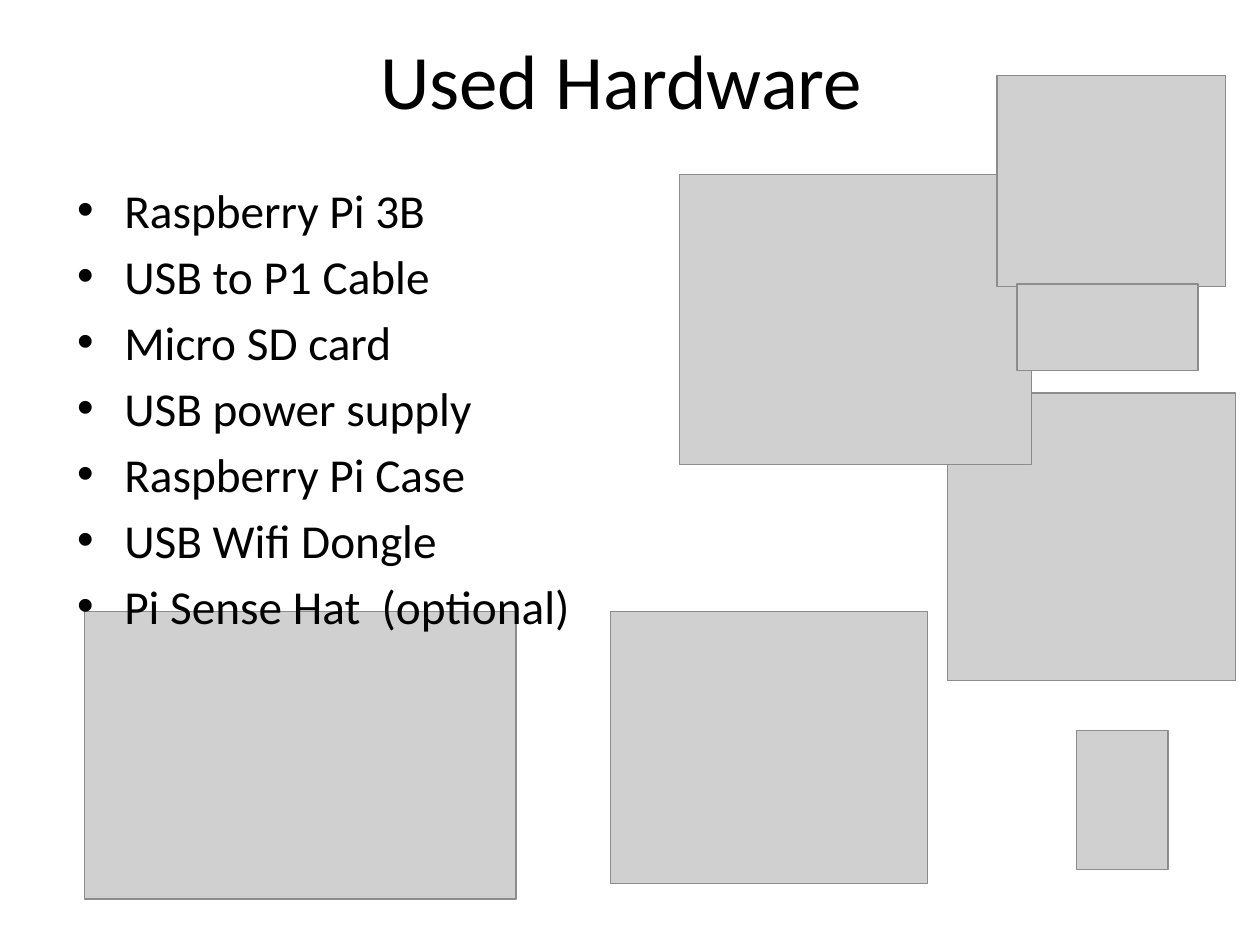
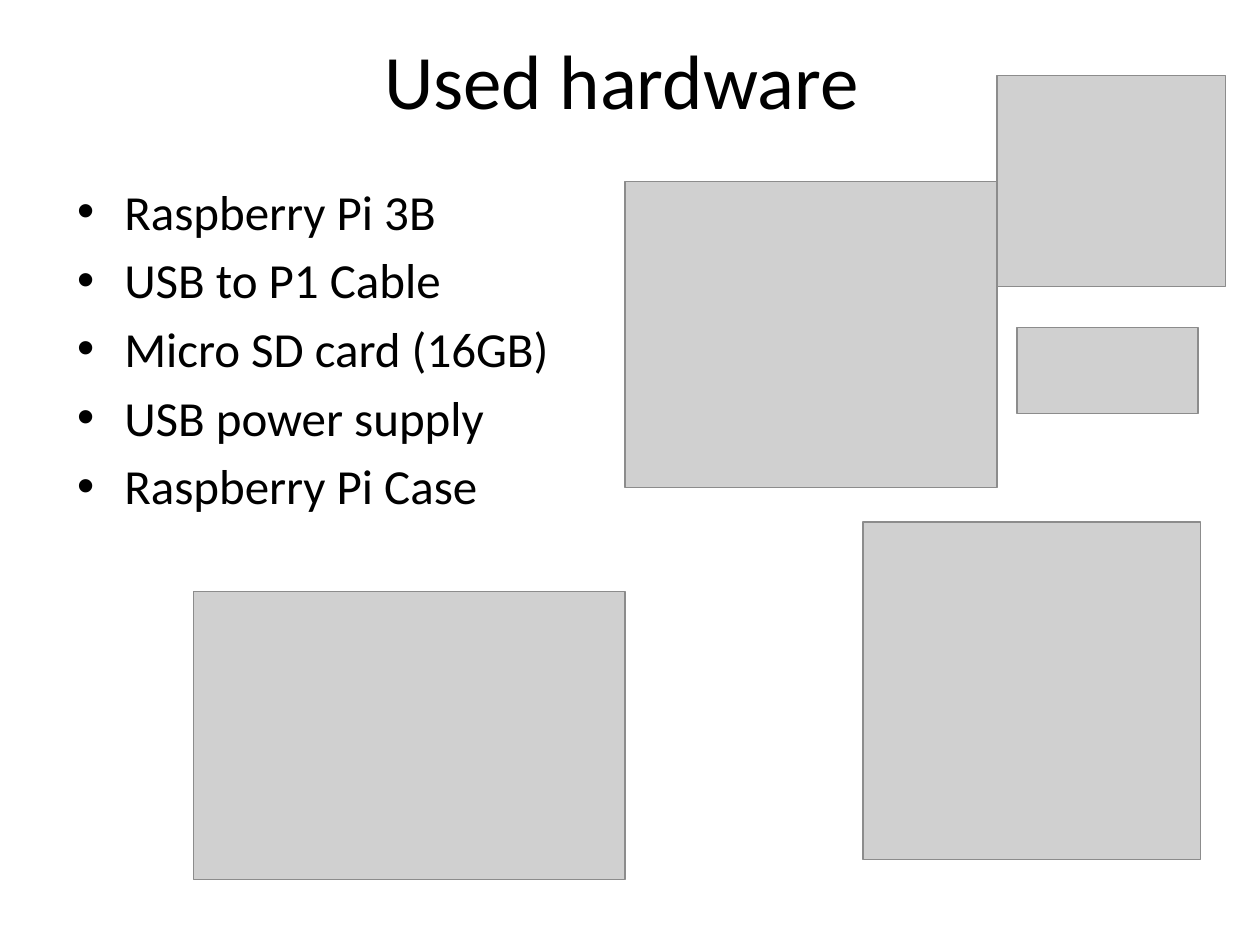
Before and after one commit to plaatsoft/plaatenergy, a slide deck: slide 4 of doc/ppt/PlaatEnergy Design.pptx. Drawn at 1260x945 pixels with LibreOffice and Linux fonts; fonts in the diff are those of the drawing; grey boxes stand for pictures. Boxes give left, top, right and bottom in pixels: in the first picture for what was removed or moved away, otherwise in the second. Text is boxed around its words. In the diff, an @@ line names an element or a change of style, - is before the commit and + after.

```diff
--- a/doc/ppt/PlaatEnergy Design.pptx
+++ b/doc/ppt/PlaatEnergy Design.pptx
@@ title at (384,55,859,110): text changed @@
-Used Hardware
+Used hardware
@@ text at (124,196,484,512): size 26.9 to 28 pt in "Raspberry Pi 3B", "USB to P1 Cable", "USB power supply", "Raspberry Pi Case" @@
@@ picture: place and size @@
-picture at (679,175,1031,465)
+picture at (625,181,997,488)
@@ picture: place and size @@
-picture at (1017,284,1198,370)
+picture at (1017,328,1198,415)
@@ text at (124,331,549,374): text changed; size 26.9 to 28 pt @@
-• Micro SD card
+• Micro SD card (16GB)
@@ text at (124,525,570,636): paragraphs removed @@
-• USB Wifi Dongle
-• Pi Sense Hat (optional)
@@ picture: place and size @@
-picture at (948,393,1235,680)
+picture at (863,522,1201,859)
@@ picture: place and size @@
-picture at (84,611,517,898)
+picture at (194,591,626,878)
@@ picture removed at (610,611,927,883) @@
@@ picture removed at (1076,731,1168,869) @@
```
Also in this commit, not shown: 10 other slides changed, 5 slides added, 5 slides removed.
